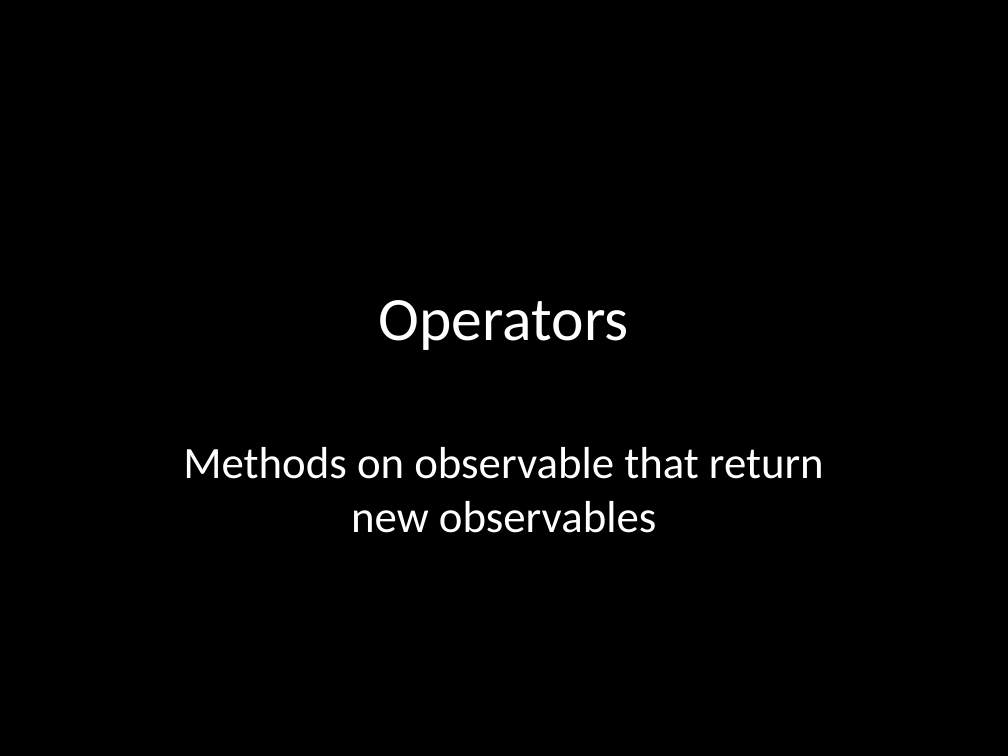
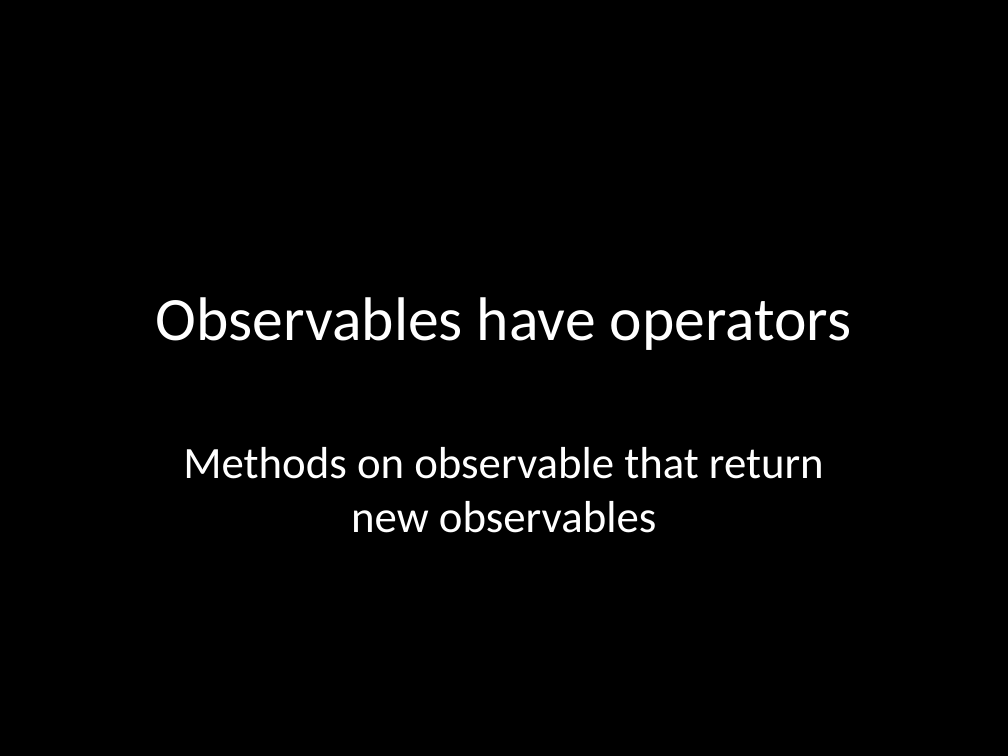
Before and after one commit to benlesh/rxjs-workshop-angular, a slide deck: slide 53 of rxjs-workshop.pptx (slide 52 before the commit). Drawn at 1008x756 pixels with LibreOffice and Linux fonts; fonts in the diff are those of the drawing. Boxes give left, top, right and bottom in pixels: in the first picture for what was removed or moved away, otherwise in the second. Text is boxed around its words. In the diff, an @@ line names an element or a change of style, - is before the commit and + after.

```diff
--- a/rxjs-workshop.pptx
+++ b/rxjs-workshop.pptx
@@ title at [156,297,852,350]: text changed @@
-Operators
+Observables have operators
```
Also in this commit, not shown: 2 other slides changed, 41 slides added, 1 other file.
